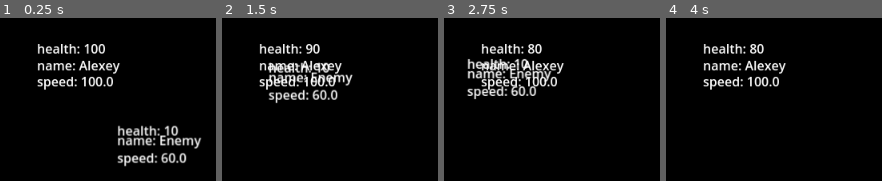
Above: before the commit, frames 1-4 (left to right).
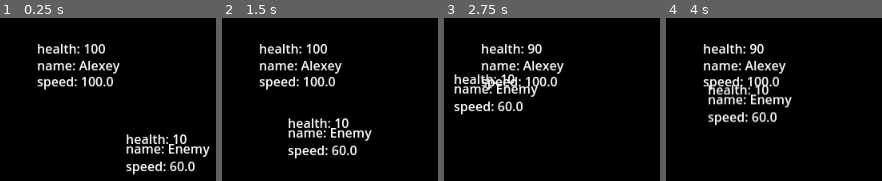
Above: after the commit, the same moments.

Repository: xxxxx-community/TheAihopGG-godot-wild-jam-80
Game: Godot game, scene res://scenes/objects/world/world.tscn
Same seed, same stepped clock (60 frames per second), same inputs: the game is played once before the commit and once after it.
Inputs (mouse positions are in pixels of both pictures, inside the frame that each line leads up to):
- Up to frame 1 (0.25 s): no input
- Up to frame 2 (1.5 s): move the mouse to (outside the picture) at 0.52 s; hold D (move_right) 0.53-1.28 s; tap 1 (select_weapon_1) at 0.6 s; move the mouse to (outside the picture) at 1.27 s; hold Down (move_down) from 1.28 s (still down); tap 2 (select_weapon_2) at 1.35 s
- Up to frame 3 (2.75 s): move the mouse to (outside the picture) at 2.02 s; release Down (move_down) at 2.03 s; hold D (move_right) from 2.03 s (still down); tap 3 (select_weapon_3) at 2.1 s
- Up to frame 4 (4 s): move the mouse to (outside the picture) at 2.77 s; release D (move_right) at 2.78 s; hold Up (move_up) 2.78-3.53 s; click (outside the picture) at 2.85 s; tap Enter at 3.5 s; move the mouse to (outside the picture) at 3.52 s; hold A (move_left) from 3.53 s (still down); tap 1 (select_weapon_1) at 3.6 s

The runs differ from the first frame. In frame 1, 6.5% of the frame differs, in the area x 54-98%, y 65-97%; in frame 2, 7.3%, in the area x 21-70%, y 15-87%; in frame 3, 6.1%; in frame 4, 3.7%.

Commit message:
fix: removed process

Diff:
--- a/scenes/characters/enemies/enemy/enemy.gd
+++ b/scenes/characters/enemies/enemy/enemy.gd
@@ -15,10 +15,6 @@
 	super._ready()
 	if not default_target:
 		default_target = GlobalVars.player
-
-func _process(delta):
-	move_direction = (default_target.global_position - global_position).normalized()
-	super._process(delta)
 
 func is_target(body: Node2D) -> bool:
 	for group in default_target.get_groups():
--- a/scenes/characters/enemies/enemy/enemy.tscn
+++ b/scenes/characters/enemies/enemy/enemy.tscn
@@ -13,7 +13,7 @@
 script = ExtResource("2_gkyfy")
 collide_damage = 10
 collide_damage_duration = 1.0
-enemy_type = 0
+enemy_type = 1
 character_name = "Enemy"
 speed = 100.0
 
